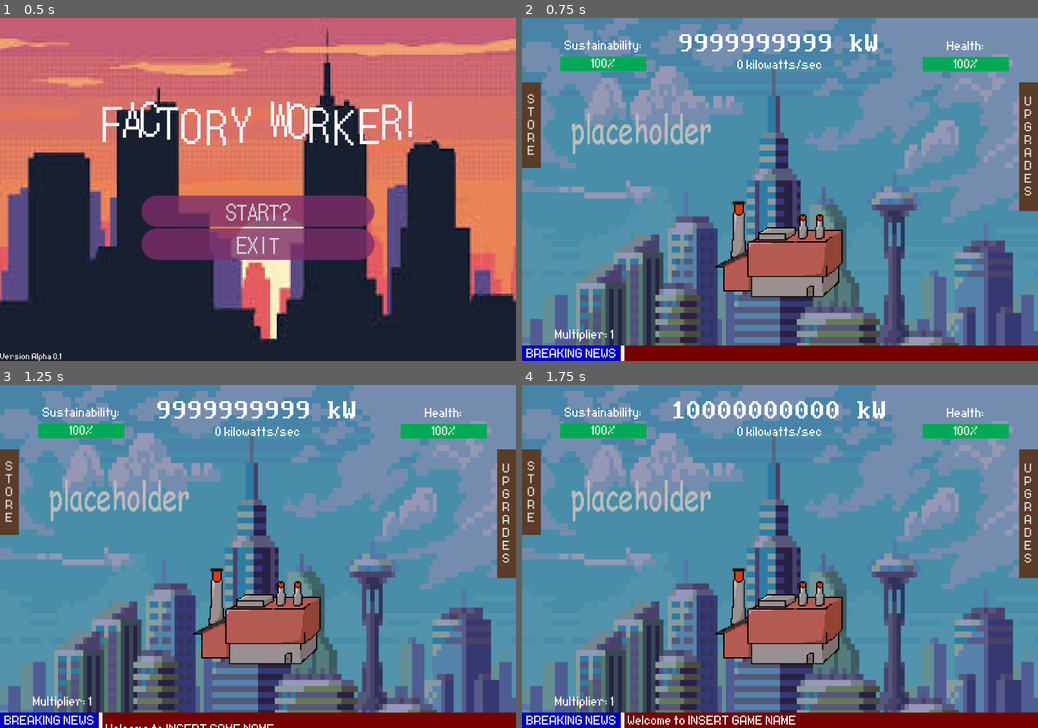
Above: before the commit, frames 1-4 (two rows, left to right).
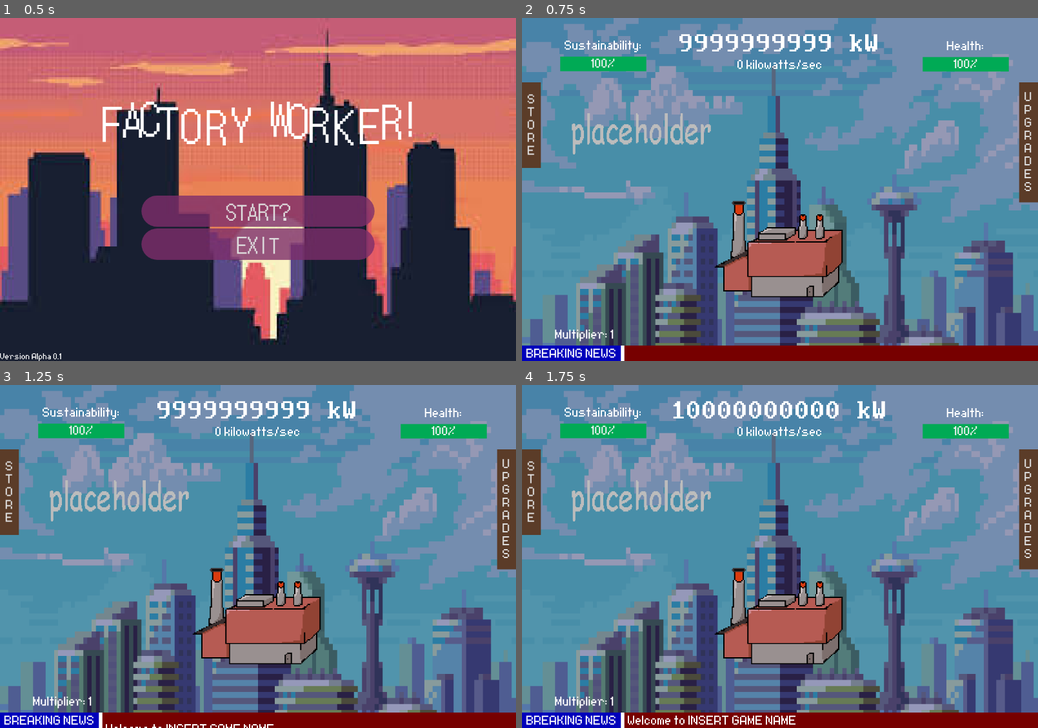
Above: after the commit, the same moments.

Repository: chu0029/SusGame
Game: Godot game, scene res://scenes/menu_start.tscn
Two runs of this game, one before a commit and one after it. Both use one fixed random seed, a clock stepped at 60 frames per second and the inputs below.
Inputs (mouse positions are in pixels of both pictures, inside the frame that each line leads up to):
- Up to frame 1 (0.5 s): no input
- Up to frame 2 (0.75 s): click "START?" at 0.5 s
- Up to frame 3 (1.25 s): no input
- Up to frame 4 (1.75 s): click (780, 611) at 1.25 s

Frame 1 is identical in both runs. In frame 2, 0.3% of the frame differs, in the area x 96-100%, y 21-57%; in frame 3, 0.3%; in frame 4, 0.3%.

Commit message:
store menu done

Diff:
--- a/scenes/gametest.tscn
+++ b/scenes/gametest.tscn
@@ -316,7 +316,7 @@
 [node name="upgrades" type="Button" parent="Panel"]
 layout_mode = 0
 offset_left = -44.0
-offset_bottom = 300.0
+offset_bottom = 280.0
 theme = ExtResource("3_34im5")
 text = "U
 P
@@ -486,28 +486,28 @@
 layout_mode = 2
 text = "Busses: 0
 Cost: 200 kW
-+1 multiplier"
++1 Multiplier"
 alignment = 0
 
 [node name="ev" type="Button" parent="Panel2/ScrollContainer/MarginContainer/nonsusvbox"]
 layout_mode = 2
 text = "Electric Cars: 0
 Cost: 200 kW
-+1 multiplier"
++1 Multiplier"
 alignment = 0
 
 [node name="train" type="Button" parent="Panel2/ScrollContainer/MarginContainer/nonsusvbox"]
 layout_mode = 2
 text = "Metro: 0
 Cost: 200 kW
-+1 multiplier"
++1 Multiplier"
 alignment = 0
 
 [node name="sApartment" type="Button" parent="Panel2/ScrollContainer/MarginContainer/nonsusvbox"]
 layout_mode = 2
 text = "Solar Buildings: 0
 Cost: 200 kW
-+1 multiplier"
++1 Multiplier"
 alignment = 0
 text_overrun_behavior = 1
 
@@ -546,4 +546,8 @@
 [connection signal="pressed" from="Panel/upgrades" to="Panel" method="_on_upgrades_pressed"]
 [connection signal="timeout" from="ColorRectRed/ColorRectWhite/headlineTimer" to="ColorRectRed/ColorRectWhite/headline" method="_on_headline_timer_timeout"]
 [connection signal="pressed" from="Panel2/ScrollContainer/MarginContainer/nonsusvbox/tree" to="." method="_on_tree_pressed"]
+[connection signal="pressed" from="Panel2/ScrollContainer/MarginContainer/nonsusvbox/bus" to="." method="_on_bus_pressed"]
+[connection signal="pressed" from="Panel2/ScrollContainer/MarginContainer/nonsusvbox/ev" to="." method="_on_ev_pressed"]
+[connection signal="pressed" from="Panel2/ScrollContainer/MarginContainer/nonsusvbox/train" to="." method="_on_train_pressed"]
+[connection signal="pressed" from="Panel2/ScrollContainer/MarginContainer/nonsusvbox/sApartment" to="." method="_on_s_apartment_pressed"]
 [connection signal="pressed" from="Panel2/store" to="Panel2" method="_on_upgrades_pressed"]
--- a/scenes/newstext.gd
+++ b/scenes/newstext.gd
@@ -28,7 +28,7 @@
 	await get_tree().create_timer(0).timeout
 	#print(i)
 	for i in range(startmsg.size()): #show start messages
-		print(startmsg[i], '|', i)
+		#print(startmsg[i], '|', i)
 		var tween = get_tree().create_tween()
 		tween.tween_property(self, "position", Vector2(16, 36), 0.5)
 		tween.tween_property(self, "position", Vector2(16, 4), 0.5)
@@ -37,7 +37,7 @@
 		await get_tree().create_timer(10).timeout
 		i += 1
 	headlinetimer.start()
-	print('hello')
+	#print('hello')
 
 #after headlines timer timesout
 func _on_headline_timer_timeout() -> void:
@@ -46,7 +46,7 @@
 	tween.tween_property(self, "position", Vector2(16, 4), 0.5)
 	await get_tree().create_timer(0.5).timeout
 	self.text = headlines[i] #use i to keep track of what number headline
-	print(headlines[i], '|', i)
+	#print(headlines[i], '|', i)
 	if i+1 < headlines.size(): #i+1 is used as i starts at 0
 		i += 1
 	else: #once end of array reached, shuffle again and reset i
--- a/scenes/settings_menu.tscn
+++ b/scenes/settings_menu.tscn
@@ -29,9 +29,9 @@
 anchor_top = 0.5
 anchor_right = 0.5
 anchor_bottom = 0.5
-offset_left = -382.0
+offset_left = -550.0
 offset_top = -25.0
-offset_right = 382.0
+offset_right = 214.0
 offset_bottom = 25.0
 grow_horizontal = 2
 grow_vertical = 2
@@ -66,4 +66,23 @@
 theme = ExtResource("2_cr101")
 text = "BACK"
 
+[node name="Label" type="Label" parent="."]
+layout_mode = 0
+offset_left = 850.0
+offset_right = 1200.0
+offset_bottom = 800.0
+theme = ExtResource("2_cr101")
+text = "                  CREDITS
+Programming:
+Michaelangelo Pranowo
+Andy He
+Leroy Chung
+
+Art:
+Andy He
+
+Music:
+KPM 1000 Series:
+"
+
 [connection signal="pressed" from="Button" to="." method="_on_button_pressed"]
--- a/scripts/gametest.gd
+++ b/scripts/gametest.gd
@@ -281,3 +281,47 @@
 			tree.disabled = true
 			#encount +1 because it doesnt like when the button disaables for some reason
 			tree.text = 'Trees: %s \n MAX UPGRADES \n +1 Multiplier' %(encount[0]+1)
+
+func _on_bus_pressed() -> void:
+	if power >= coste[1]:
+		var output = enhacement(coste[1], encount[1])
+		print(encount[1])
+		coste[1] = output[0]
+		encount[1] = output[1]
+		bus.text = 'Busses: %s \n Cost: %d kW \n +X Multiplier' %[encount[1], coste[1]]
+		if output[2] == 1:
+			bus.disabled = true
+			bus.text = 'Busses: %s \n MAX UPGRADES \n +X Multiplier' %(encount[1]+1)
+
+func _on_ev_pressed() -> void:
+	if power >= coste[2]:
+		var output = enhacement(coste[2], encount[2])
+		print(encount[2])
+		coste[2] = output[0]
+		encount[2] = output[1]
+		ev.text = 'Electric Cars: %s \n Cost: %d kW \n +X Multiplier' %[encount[2], coste[2]]
+		if output[2] == 1:
+			ev.disabled = true
+			ev.text = 'Electric Cars: %s \n MAX UPGRADES \n +X Multiplier' %(encount[2]+1)
+
+func _on_train_pressed() -> void:
+	if power >= coste[3]:
+		var output = enhacement(coste[3], encount[3])
+		print(encount[3])
+		coste[3] = output[0]
+		encount[3] = output[1]
+		train.text = 'Metro: %s \n Cost: %d kW \n +X Multiplier' %[encount[3], coste[3]]
+		if output[2] == 1:
+			train.disabled = true
+			train.text = 'Metro: %s \n MAX UPGRADES \n +X Multiplier' %(encount[3]+1)
+
+func _on_s_apartment_pressed() -> void:
+	if power >= coste[4]:
+		var output = enhacement(coste[4], encount[4])
+		print(encount[4])
+		coste[4] = output[0]
+		encount[4] = output[1]
+		sApartment.text = 'Solar Buildings: %s \n Cost: %d kW \n +X Multiplier' %[encount[4], coste[4]]
+		if output[2] == 1:
+			sApartment.disabled = true
+			sApartment.text = 'Solar Buildings: %s \n MAX UPGRADES \n +X Multiplier' %(encount[4]+1)
